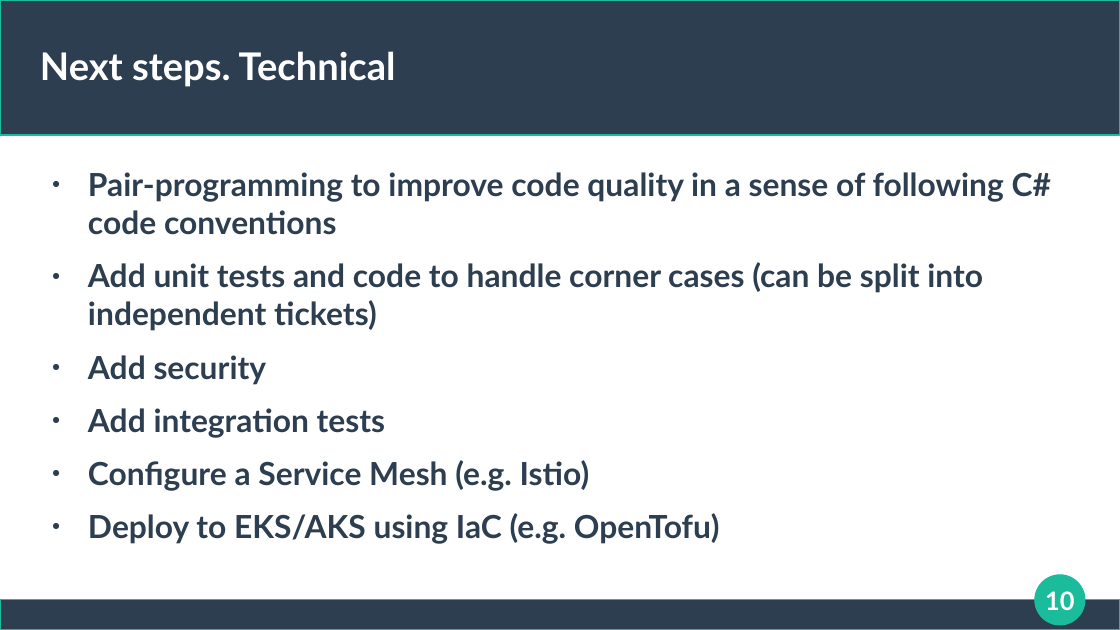
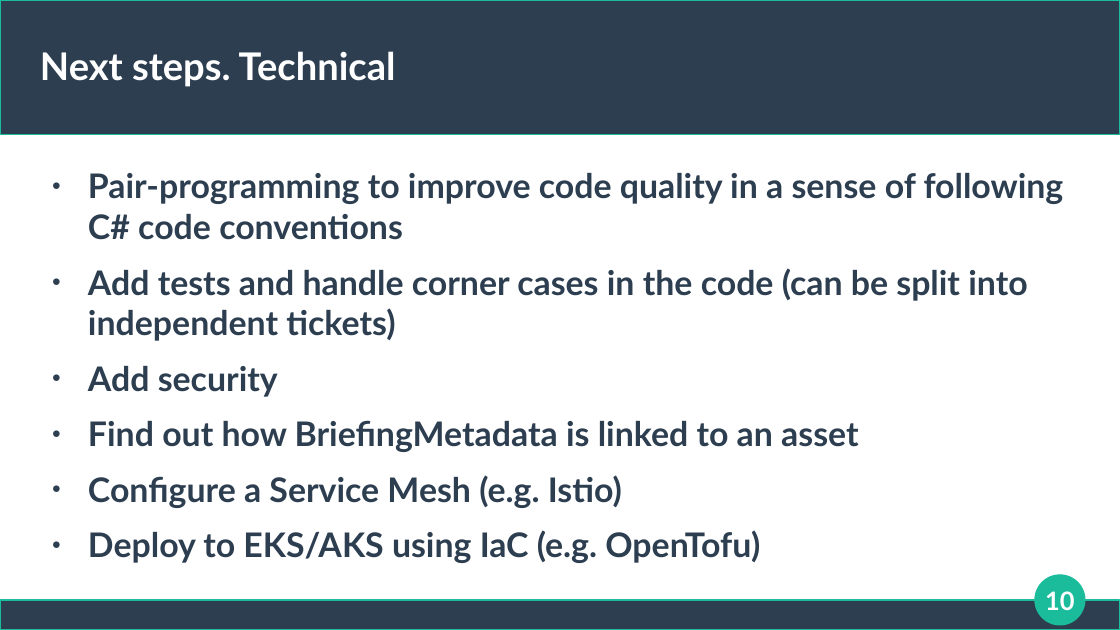
Before and after one commit to nipolit/content-distribution, a slide deck: slide 10 of resources/presentation.pptx. Drawn at 1120x630 pixels with LibreOffice and Linux fonts; fonts in the diff are those of the drawing. Boxes give left, top, right and bottom in pixels: in the first picture for what was removed or moved away, otherwise in the second. Text is boxed around its words. In the diff, an @@ line names an element or a change of style, - is before the commit and + after.

Commit message:
Update presentation

```diff
--- a/resources/presentation.pptx
+++ b/resources/presentation.pptx
@@ text at box(88, 173, 1064, 563): size 22.5 to 24 pt in "Pair-programming to improve code quality in a ...", "Add security", "Configure a Service Mesh (e.g. Istio)", "Deploy to EKS/AKS using IaC (e.g. OpenTofu)" @@
@@ text at box(88, 268, 1027, 341): text changed; size 22.5 to 24 pt @@
-● Add unit tests and code to handle corner cases (can be split into independent tickets)
+● Add tests and handle corner cases in the code (can be split into independent tickets)
@@ text at box(88, 420, 858, 452): text changed; size 22.5 to 24 pt @@
-● Add integration tests
+● Find out how BriefingMetadata is linked to an asset
```
Also in this commit, not shown: 2 other slides changed.
